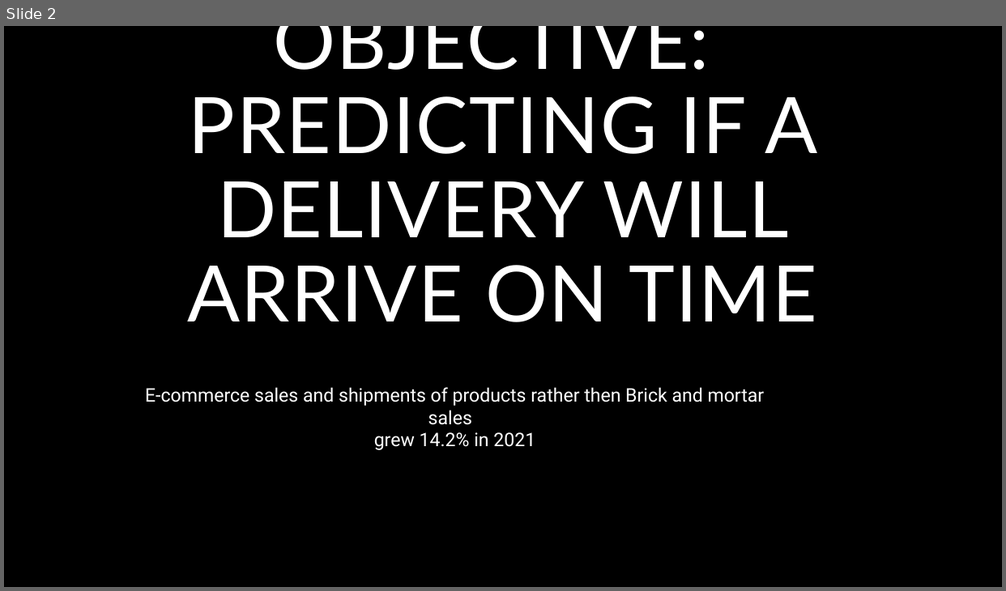
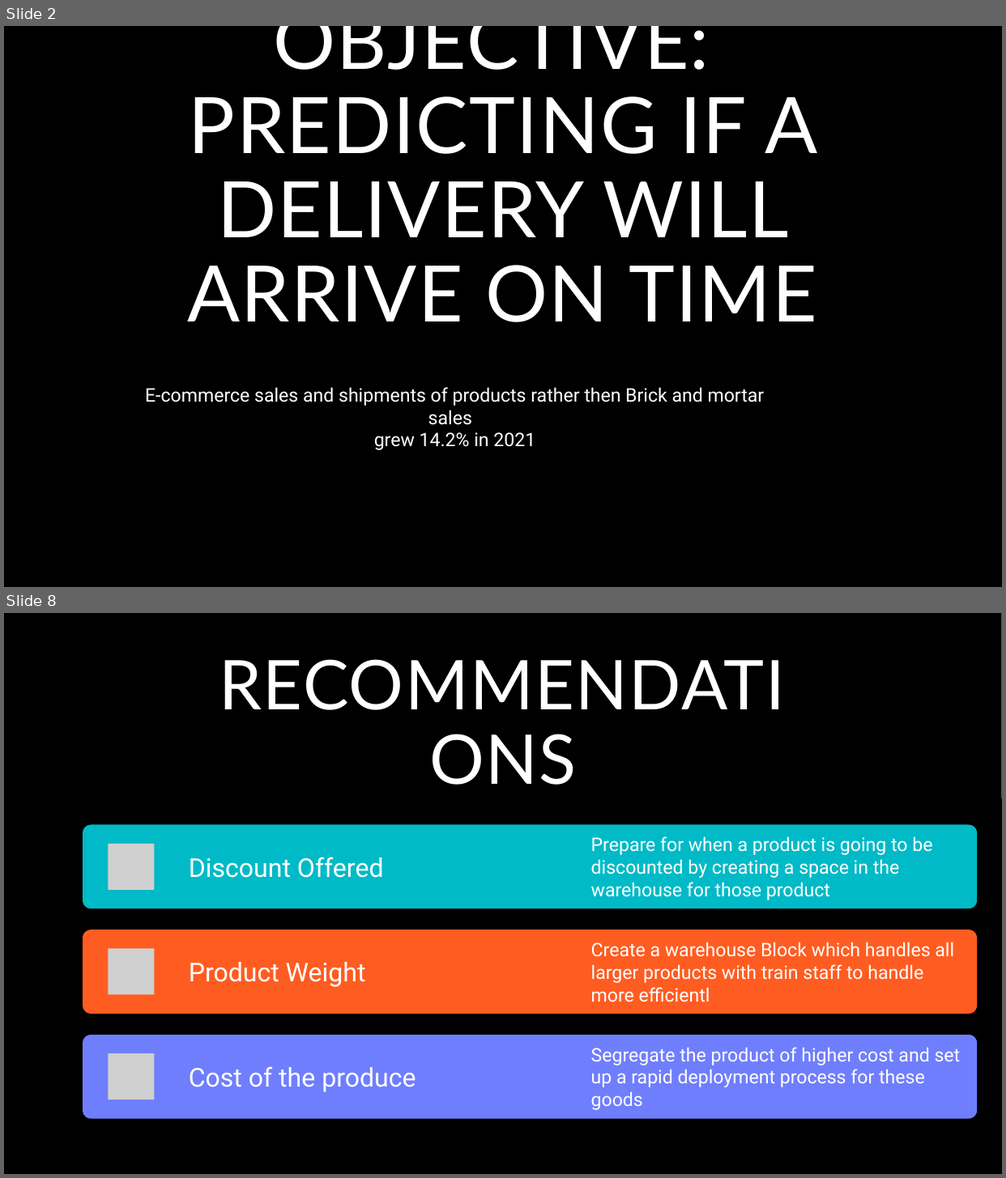
Before and after one commit to jaymhart76/e_commerce_classification_project, a slide deck: E-commerce_project.pptx. Shown one above the other, each under a label of ours: slide 2 before the commit, slides 2 and 8 after it; the slides between them are not shown. The pictures are 1006x591 and 1006x1178 pixels, drawn with LibreOffice and Linux fonts; fonts in the diff are those of the drawing; grey boxes stand for pictures; background and template pictures are left out. Boxes give left, top, right and bottom in pixels: in the first picture for what was removed or moved away, otherwise in the second. Text is boxed around its words. In the diff, an @@ line names an element or a change of style, - is before the commit and + after.

```diff
--- a/E-commerce_project.pptx
+++ b/E-commerce_project.pptx
@@ slide 8 added at box(4, 613, 1002, 1174), background #000000; not listed: 1 template element that a slide beside it also shows @@
@@ rectangle added at box(4, 613, 1002, 1174), fill #000000 @@
@@ rectangle added at box(4, 613, 503, 1174), fill #000000 @@
@@ title added at box(190, 639, 816, 811), 66 pt, text #FFFFFF @@
+RECOMMENDATIONS
@@ group added at box(83, 825, 978, 1119): 6 texts, 3 rounded rectangles, 3 pictures @@
+Discount Offered
+Prepare for when a product is going to be discounted by creating a space in the warehouse for those product
+Product Weight
+Create a warehouse Block which handles all larger products with train staff to handle more efficientl
+Cost of the produce
+Segregate the product of higher cost and set up a rapid deployment process for these goods
```
Also in this commit, not shown: 6 slides changed, 1 other slide added, 1 slide removed.
